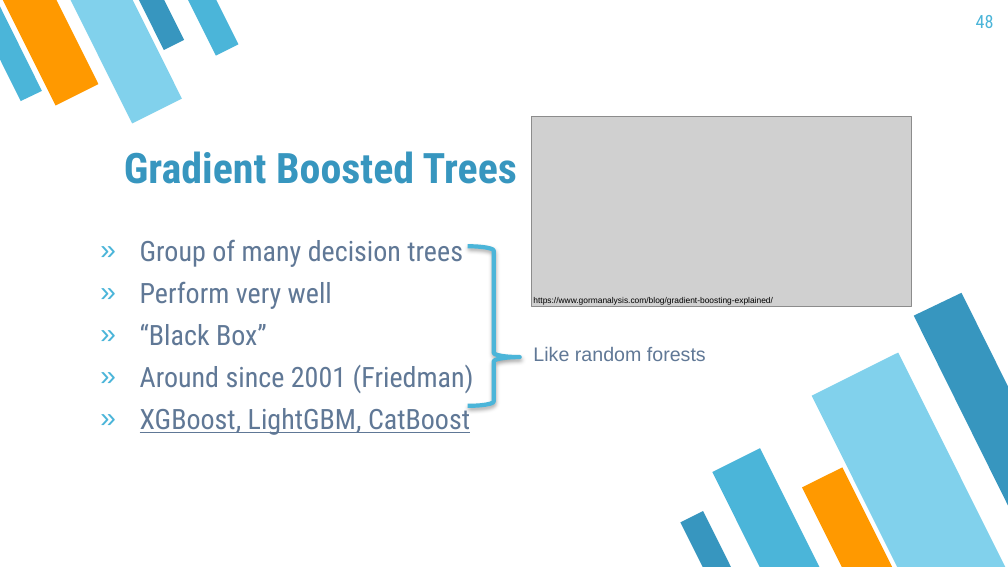
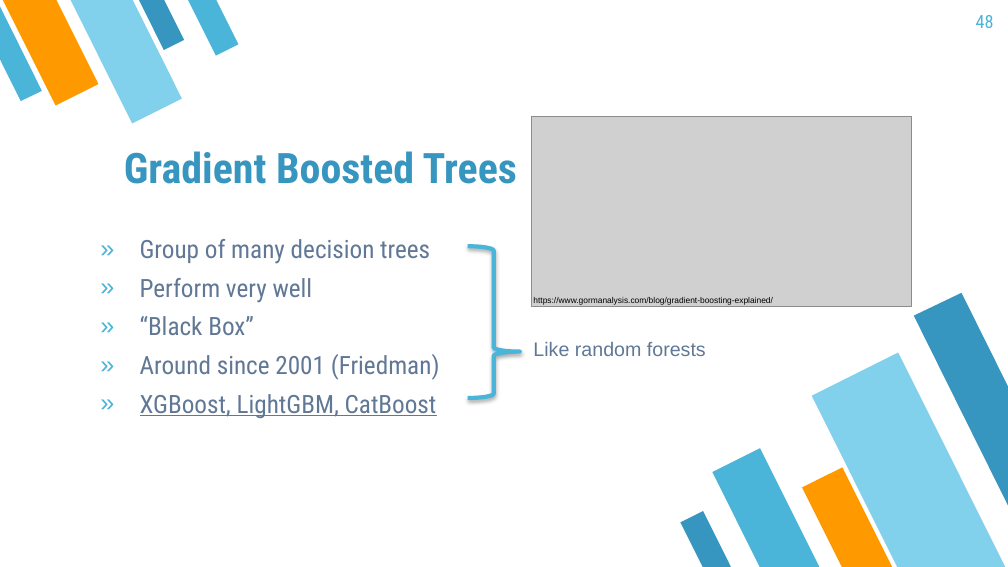
Before and after one commit to mayer79/ml_lecture, a slide deck: slide 48 of slides/ML_Lecture.pptx. Drawn at 1008x567 pixels with LibreOffice and Linux fonts; fonts in the diff are those of the drawing; grey boxes stand for pictures. Boxes give left, top, right and bottom in pixels: in the first picture for what was removed or moved away, otherwise in the second. Text is boxed around its words. In the diff, an @@ line names an element or a change of style, - is before the commit and + after.

Commit message:
review of Chapter 1 and solving problem with font in ppt

```diff
--- a/slides/ML_Lecture.pptx
+++ b/slides/ML_Lecture.pptx
@@ text "Group of many decision trees" at <box>140,239,440,418</box>: size 20 to 18 pt @@
@@ right brace: place and size @@
-right brace at <box>468,246,520,405</box>
+right brace at <box>468,246,520,398</box>
@@ text "Like random forests": place and size @@
-text "Like random forests" at <box>533,347,706,361</box>
+text "Like random forests" at <box>533,342,706,356</box>
```
Also in this commit, not shown: 25 other slides changed, 2 other files.
